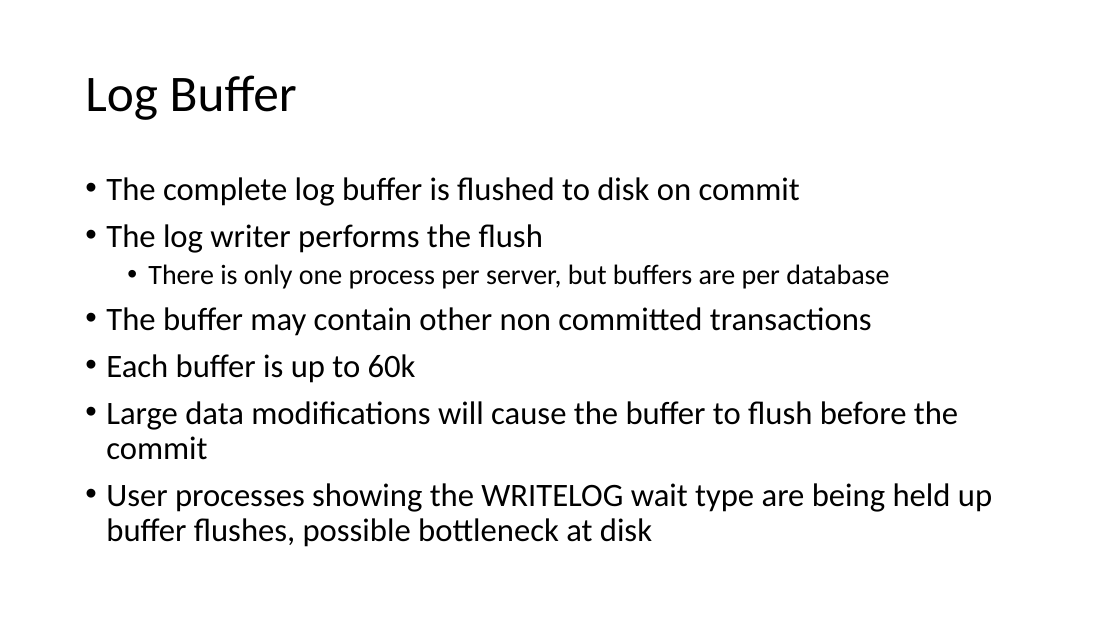
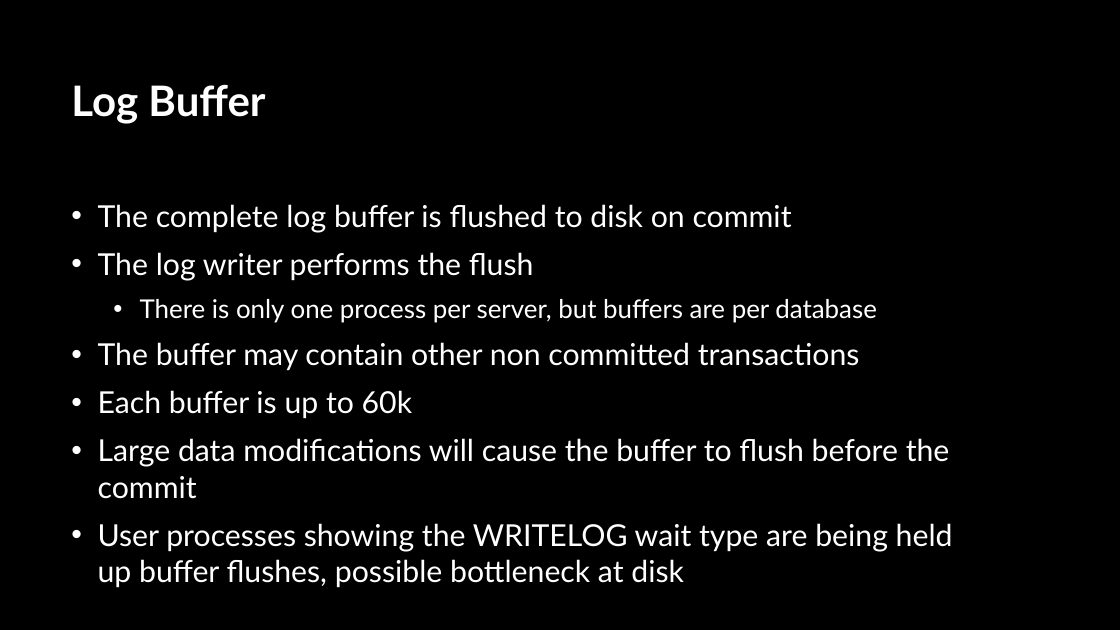
Before and after one commit to sabinio/SQLTraining, a slide deck: slide 15 of Slides/1. Logging.pptx (slide 7 before the commit). Drawn at 1120x630 pixels with LibreOffice and Linux fonts; fonts in the diff are those of the drawing; background and template pictures are left out. Boxes give left, top, right and bottom in pixels: in the first picture for what was removed or moved away, otherwise in the second. Text is boxed around its words. In the diff, an @@ line names an element or a change of style, - is before the commit and + after.

```diff
--- a/Slides/1. Logging.pptx
+++ b/Slides/1. Logging.pptx
@@ background #FFFFFF to picture (left out) @@
@@ title "Log Buffer" moved from (x1=85, y1=75, x2=297, y2=120) to (x1=71, y1=84, x2=265, y2=124) @@
@@ title "Log Buffer" at (x1=71, y1=84, x2=265, y2=124): size 44 to 36 pt, font Calibri to Lato, text colour #000000 to #FFFFFF, bold on; line spacing 0.9 to 1 @@
@@ text "The complete log buffer is ..." moved from (x1=106, y1=177, x2=992, y2=547) to (x1=98, y1=204, x2=953, y2=587) @@
@@ text "The complete log buffer is ..." at (x1=98, y1=204, x2=953, y2=587): size 28 to 25.9 pt in "The complete log buffer is flushed to ...", "The log writer performs the flush", "The buffer may contain other non committed ...", "Each buffer is up to 60k" and 2 more places; font Calibri to Lato, text colour #000000 to #FFFFFF; size 24 to 22.2 pt in "There is only one process per server, ..."; indent changed; line spacing 0.9 to 1; more space between paragraphs @@
```
Also in this commit, not shown: 15 other slides changed, 20 slides added, 1 slide removed.
